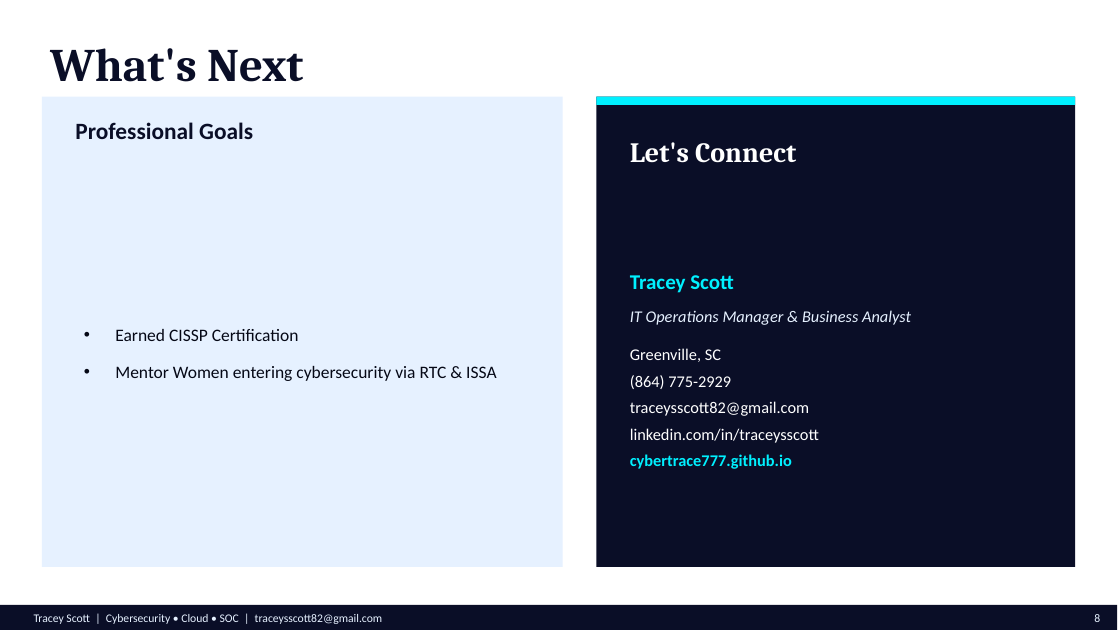
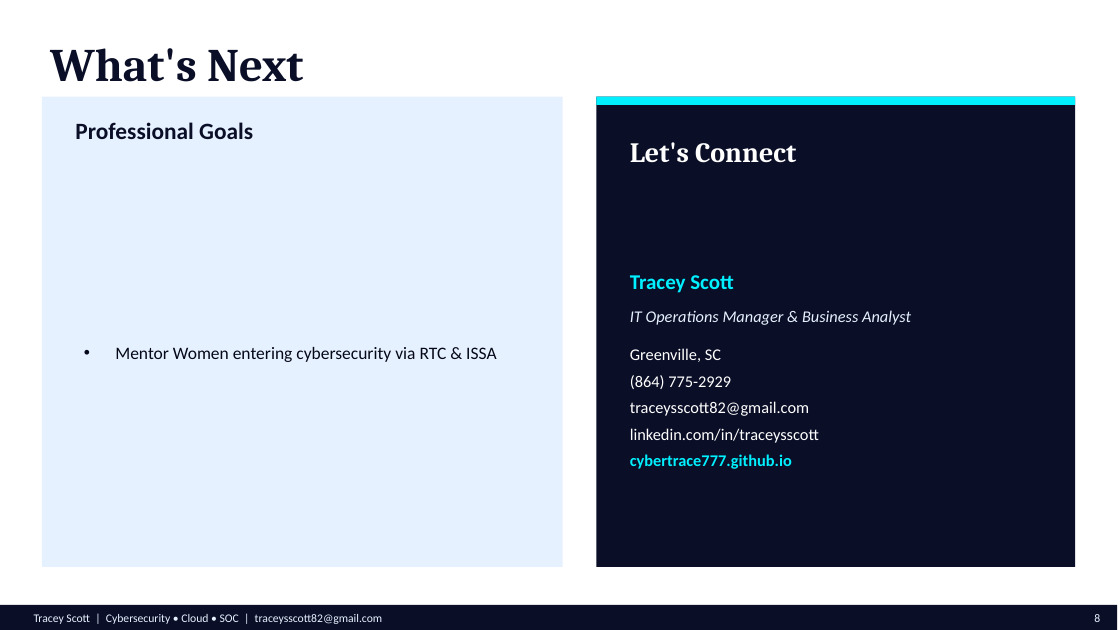
Before and after one commit to CyberTrace777/tracey-portfolio-deck, a slide deck: slide 8 of Tracey-Scott-Portfolio.pptx. Drawn at 1120x630 pixels with LibreOffice and Linux fonts; fonts in the diff are those of the drawing. Boxes give left, top, right and bottom in pixels: in the first picture for what was removed or moved away, otherwise in the second. Text is boxed around its words. In the diff, an @@ line names an element or a change of style, - is before the commit and + after.

Commit message:
Remove CISSP Certification from What's Next slide

```diff
--- a/Tracey-Scott-Portfolio.pptx
+++ b/Tracey-Scott-Portfolio.pptx
@@ text at [115, 329, 299, 341]: paragraph removed @@
-• Earned CISSP Certification
```
